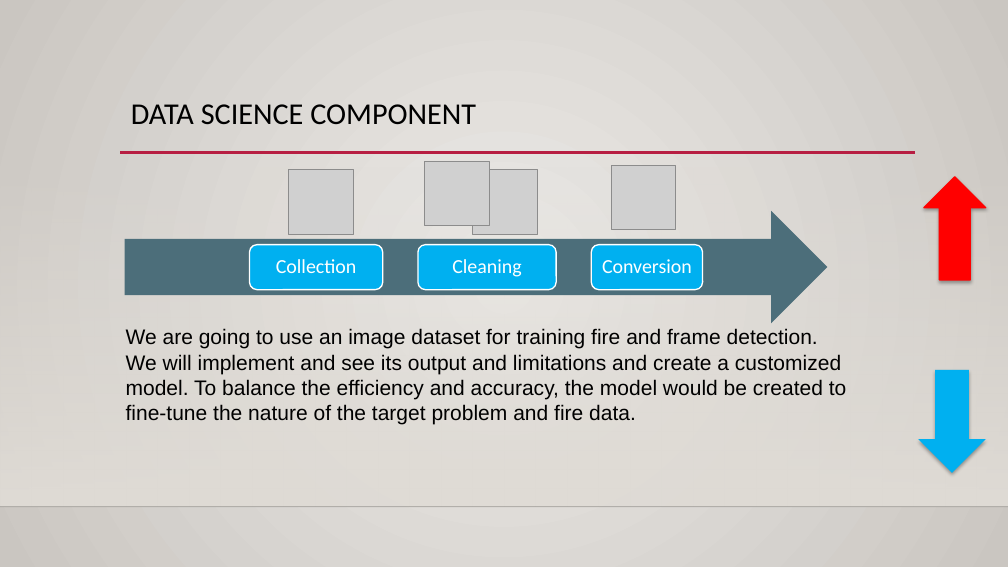
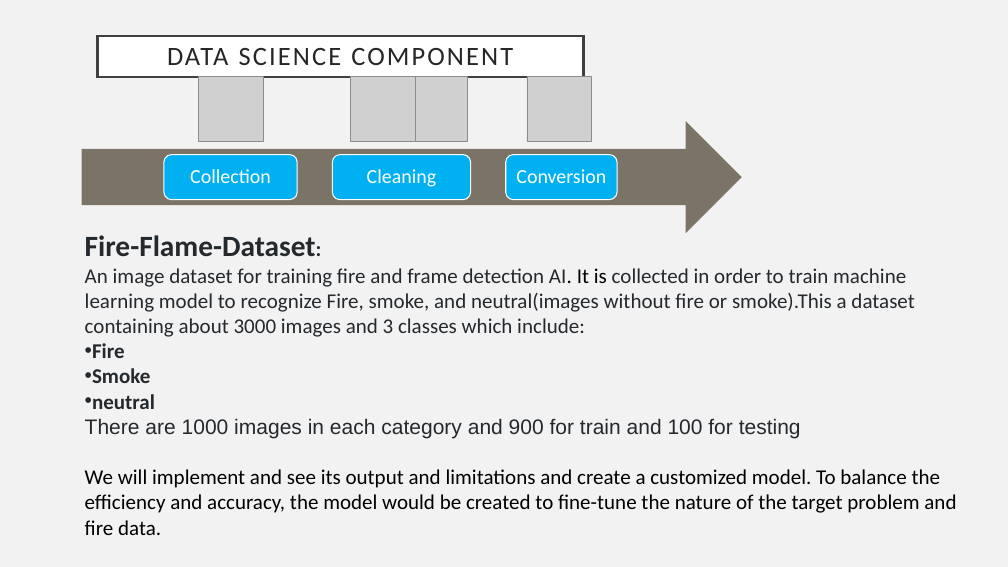
Before and after one commit to anuragsharma900/Deep-learning-CV-Fire-Detection, a slide deck: slide 3 of 1. PROJECT WARMUP PPT/Fire Rescuers.pptx (slide 2 before the commit). Drawn at 1008x567 pixels with LibreOffice and Linux fonts; fonts in the diff are those of the drawing; grey boxes stand for pictures; background and template pictures are left out. Boxes give left, top, right and bottom in pixels: in the first picture for what was removed or moved away, otherwise in the second. Text is boxed around its words. In the diff, an @@ line names an element or a change of style, - is before the commit and + after.

```diff
--- a/1. PROJECT WARMUP PPT/Fire Rescuers.pptx
+++ b/1. PROJECT WARMUP PPT/Fire Rescuers.pptx
@@ background gradient #ECEAE7 to #CAC7C1 to #F2F2F2 @@
@@ title "DATA SCIENCE COMPONENT": place and size @@
-title "DATA SCIENCE COMPONENT" at (131, 104, 476, 125)
+title "DATA SCIENCE COMPONENT" at (98, 36, 584, 77)
@@ title "DATA SCIENCE COMPONENT" at (98, 36, 584, 77): size 28.8 to 25.2 pt, text colour #000000 to #262626, letter spacing 0 to 2 pt; alignment left to centre; vertical alignment top to middle; fill none to #FFFFFF; outline none to #404040 2.5 pt @@
@@ picture: place and size @@
-picture at (289, 170, 353, 234)
+picture at (199, 77, 263, 141)
@@ picture: place and size @@
-picture at (425, 161, 489, 225)
+picture at (351, 77, 415, 141)
@@ picture: place and size @@
-picture at (473, 170, 537, 234)
+picture at (403, 77, 467, 141)
@@ rectangle removed at (0, 167, 1008, 507) @@
@@ line removed from (120, 153) to (915, 153) @@
@@ group added at (82, 121, 742, 234): 3 rounded rectangles, 1 right arrow @@
@@ 3 texts, 1 picture: place and size @@
-3 texts, 1 picture at (276, 166, 692, 277)
+3 texts, 1 picture at (190, 77, 606, 187)
@@ down arrow removed at (924, 177, 986, 280) @@
@@ text at (85, 235, 956, 535): text changed; font Arial to Calibri; text colour #000000 to #24292E @@
-We are going to use an image dataset for training fire and frame detection. We will implement and see its output and limitations and create a customized model. To balance the efficiency and accuracy, the model would be created to fine-tune the nature of the target problem and fire data.
+Fire-Flame-Dataset:
+An image dataset for training fire and frame detection AI. It is collected in order to train machine learning model to recognize Fire, smoke, and neutral(images without fire or smoke).This a dataset containing about 3000 images and 3 classes which include:
+• Fire
+• Smoke
+• neutral
+There are 1000 images in each category and 900 for train and 100 for testing
+We will implement and see its output and limitations and create a customized model. To balance the efficiency and accuracy, the model would be created to fine-tune the nature of the target problem and fire data.
@@ group removed at (125, 211, 828, 324): 3 rounded rectangles, 1 right arrow @@
@@ down arrow removed at (919, 370, 986, 473) @@
@@ line removed from (0, 507) to (1008, 507) @@
```
Also in this commit, not shown: 3 other slides changed, 3 slides added, 1 slide removed.
